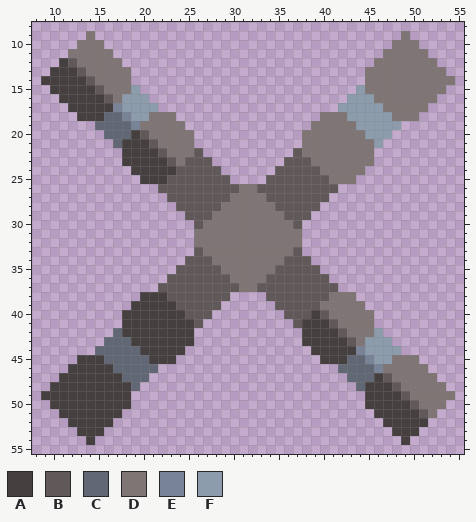
Two versions of one pixel-art sprite, sprites/blocks/drills/stroke-drill-top.png. Above, as it was before the edit.
The file is 64x64 pixels. Shown: x 8..55, y 8..55.
Palette (. is transparent): A #453f3f  B #615959  C #616774  D #807575  E #798397  F #8c9cad
Pixels before, first column x 9:
 9 .....D..................................D.....
10 ....DDD................................DDD....
11 ...DDDDD..............................DDDDD...
12 ..ABDDDDD............................DDDDDDD..
13 .AAABDDDDD..........................DDDDDDDDD.
14 AAAAABDDDD..........................DDDDDDDDDD
15 .AAAAABDDDF........................FDDDDDDDDD.
16 ..AAAAABDFFF......................FFFDDDDDDD..
17 ...AAAAAEFFFF....................FFFFFDDDDD...
18 ....AAACCEFFDDD................DDDFFFFFDDD....
19 ......CCCCEDDDDD..............DDDDDFFFFF......
20 .......CCCABDDDDD............DDDDDDDFFF.......
21 ........CAAABDDDD............DDDDDDDDF........
22 .........AAAABDDDB..........BDDDDDDDD.........
23 .........AAAAABDBBB........BBBDDDDDDD.........
24 ..........AAAAABBBBB......BBBBBDDDDD..........
25 ...........AAABBBBBBB....BBBBBBBDDD...........
26 .............BBBBBBBBBDDBBBBBBBBB.............
27 ..............BBBBBBBDDDDBBBBBBB..............
28 ...............BBBBBDDDDDDBBBBB...............
29 ................BBBDDDDDDDDBBB................
30 .................BDDDDDDDDDDB.................
31 .................DDDDDDDDDDDD.................
32 .................DDDDDDDDDDDD.................
33 .................BDDDDDDDDDDB.................
34 ................BBBDDDDDDDDBBB................
35 ...............BBBBBDDDDDDBBBBB...............
36 ..............BBBBBBBDDDDBBBBBBB..............
37 .............BBBBBBBBBDDBBBBBBBBB.............
38 ...........AAABBBBBBB....BBBBBBBDDD...........
39 ..........AAAAABBBBB......BBBBBDDDDD..........
40 .........AAAAAAABBB........BBBABDDDDD.........
41 .........AAAAAAAAB..........BAAABDDDD.........
42 ........CAAAAAAAA............AAAABDDDF........
43 .......CCCAAAAAAA............AAAAABDFFF.......
44 ......CCCCCAAAAA..............AAAAAEFFFF......
45 ....AAACCCCCAAA................AAACCEFFDDD....
46 ...AAAAACCCCC....................CCCCEDDDDD...
47 ..AAAAAAACCC......................CCCABDDDDD..
48 .AAAAAAAAAC........................CAAABDDDDD.
49 AAAAAAAAAA..........................AAAABDDDDD
50 .AAAAAAAAA..........................AAAAABDDD.
51 ..AAAAAAA............................AAAAABD..
52 ...AAAAA..............................AAAAA...
53 ....AAA................................AAA....
54 .....A..................................A.....
Once edited:
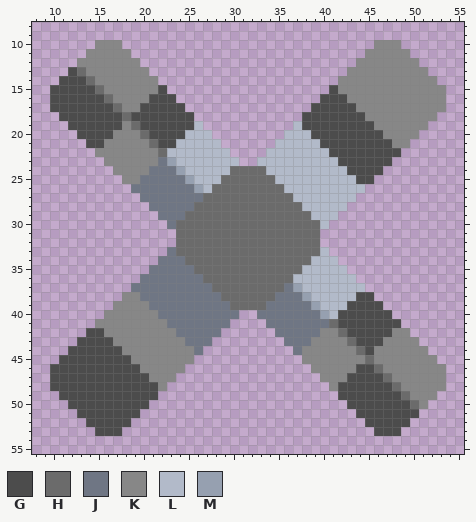
Colours new in this view: G #4c4c4c  H #6b6b6b  J #6f7684  K #878787  L #b2bac9  M #96a0b0
From old to new:
Changed rows in their new state; - is an unchanged pixel.
first column x 9:
 9 -----.----------------------------------.-----
10 ----..KKK----------------------------KKK..----
11 ---..KKKKK--------------------------KKKKK..---
12 --..KKKKKKK------------------------KKKKKKK..--
13 -..GHKKKKKKK----------------------KKKKKKKKK..-
14 ..GGGHKKKKKKK--------------------KKKKKKKKKKK..
15 -GGGGGHKKKKKKG------------------GKKKKKKKKKKKK-
16 -GGGGGGHKKKKGGG----------------GGGKKKKKKKKKKK-
17 -GGGGGGGHKKGGGGG--------------GGGGGKKKKKKKKKK-
18 --GGGGGGGHGGGGGGG------------GGGGGGGKKKKKKKK--
19 ---GGGGGGKHGGGGGGL----------LGGGGGGGGKKKKKK---
20 ----GGGGKKKHGGGGLLL--------LLLGGGGGGGGKKKK----
21 -----GGKKKKKHGGLLLLL------LLLLLGGGGGGGGKK-----
22 ------KKKKKKKHLLLLLLL----LLLLLLLGGGGGGGG------
23 -------KKKKKKJMLLLLLLL--LLLLLLLLLGGGGGG-------
24 --------KKKKJJJMLLLLLHHHHLLLLLLLLLGGGG--------
25 ---------KKJJJJJMLLLHHHHHHLLLLLLLLLGG---------
26 ----------JJJJJJJMLHHHHHHHHLLLLLLLLL----------
27 -----------JJJJJJJHHHHHHHHHHLLLLLLL-----------
28 ------------JJJJJHHHHHHHHHHHHLLLLL------------
29 -------------JJJHHHHHHHHHHHHHHLLL-------------
30 --------------JHHHHHHHHHHHHHHHHL--------------
31 ---------------HHHHHHHHHHHHHHHH---------------
32 ---------------HHHHHHHHHHHHHHHH---------------
33 --------------JHHHHHHHHHHHHHHHHL--------------
34 -------------JJJHHHHHHHHHHHHHHLLL-------------
35 ------------JJJJJHHHHHHHHHHHHLLLLL------------
36 -----------JJJJJJJHHHHHHHHHHLLLLLLL-----------
37 ----------JJJJJJJJJHHHHHHHHJMLLLLLLL----------
38 ---------KKJJJJJJJJJHHHHHHJJJMLLLLLGG---------
39 --------KKKKJJJJJJJJJHHHHJJJJJMLLLGGGG--------
40 -------KKKKKKJJJJJJJJJ--JJJJJJJMLGGGGGG-------
41 ------KKKKKKKKJJJJJJJ----JJJJJJJHGGGGGGG------
42 -----GGKKKKKKKKJJJJJ------JJJJJKKHGGGGGKK-----
43 ----GGGGKKKKKKKKJJJ--------JJJKKKKHGGGKKKK----
44 ---GGGGGGKKKKKKKKJ----------JKKKKKKHGKKKKKK---
45 --GGGGGGGGKKKKKKK------------KKKKKKKHKKKKKKK--
46 -GGGGGGGGGGKKKKK--------------KKKKKGGHKKKKKKK-
47 -GGGGGGGGGGGKKK----------------KKKGGGGHKKKKKK-
48 -GGGGGGGGGGGGK------------------KGGGGGGHKKKKK-
49 ..GGGGGGGGGGG--------------------GGGGGGGHKKK..
50 -..GGGGGGGGG----------------------GGGGGGGHK..-
51 --..GGGGGGG------------------------GGGGGGG..--
52 ---..GGGGG--------------------------GGGGG..---
53 ----..GGG----------------------------GGG..----
54 -----.----------------------------------.-----
Boxes around the changes in both pictures, in picture pixels (x1, y1, x2, y2):
changed: (41, 31, 455, 445)
